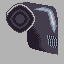
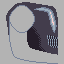
The second 64×64 image is a revision of the first. Changes to its layers:
moved "RobotCircularPiece" into group "UnusedAssets" over (6, 5, 34, 33)
added group "RobotCircularPiece 2" with 1 layers in group "RobotHead" over (9, 5, 58, 64)
added layer "Main" in group "RobotCircularPiece 2" over (9, 5, 58, 64)
moved "Shadow" above "Eye 3", painted on it over (27, 26, 32, 31)
painted on "RobotHead Main" over (6, 2, 23, 35)